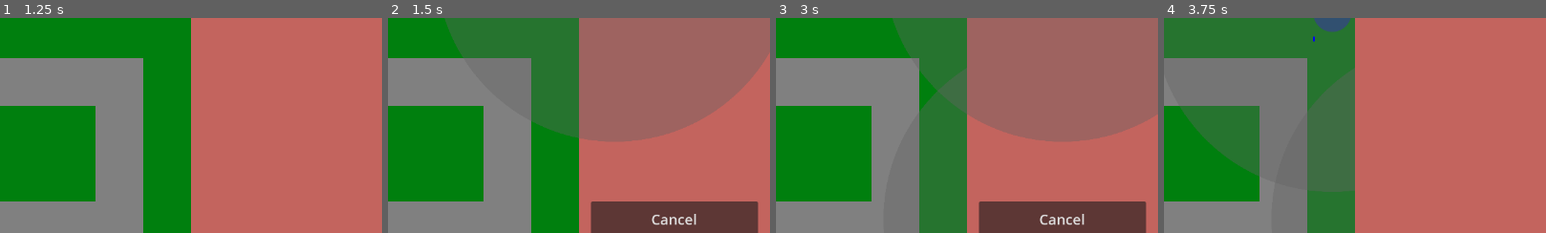
Above: before the commit, frames 1-4 (left to right).
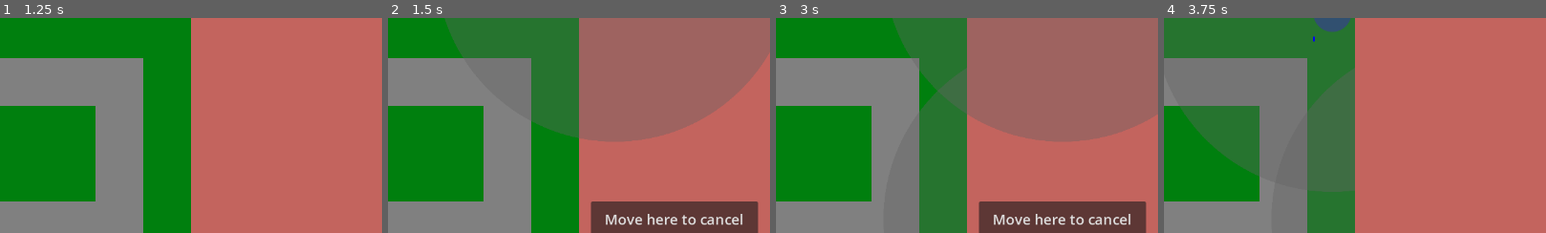
Above: after the commit, the same moments.

Repository: phrasmotica/godot-tower-defence
Game: Godot game, scene res://scenes/game.tscn
Same seed, same stepped clock (60 frames per second), same inputs: the game is played once before the commit and once after it.
Inputs (mouse positions are % of the whole screen's width and height, from its top left):
- Up to frame 1 (1.25 s): click "Start" at 0.5 s
- Up to frame 2 (1.5 s): click (80, 33) at 1.25 s
- Up to frame 3 (3 s): click "Cancel" (after the commit: "Move here to cancel") at 2 s; click (88, 33) at 2.75 s
- Up to frame 4 (3.75 s): tap Enter (ui_accept) at 3.5 s; move the mouse to (72, 45) at 3.52 s; hold Shift (fast_forward) from 3.53 s (still down); tap . (next_tower) at 3.6 s; click (72, 45) at 3.67 s
The pictures show only the part of the screen within x 50-100%, y 46-96%; the shares and areas given below are measured in that part.

Frame 1 is identical in both runs. In frame 2, 0.9% of the frame differs, in the area x 57-93%, y 91-97%; in frame 3, 0.9%; in frame 4, nothing differs.
Error after the commit: Cannot call method 'queue_free' on a null value. (res://scripts/game_ui.gd:146)

Commit message:
Cancel tower creation if placing tower is moved over cancel button

Diff:
--- a/project.godot
+++ b/project.godot
@@ -66,6 +66,7 @@
 2d_physics/layer_2="Projectiles"
 2d_physics/layer_3="Towers; path area"
 2d_physics/layer_5="Tower effect areas"
+2d_physics/layer_6="Game UI"
 
 [rendering]
 
--- a/scenes/game_ui.tscn
+++ b/scenes/game_ui.tscn
@@ -6,6 +6,9 @@
 [ext_resource type="Texture2D" uid="uid://bauh87fo4ohfx" path="res://assets/sprites/slowTower.png" id="4_ydxgj"]
 [ext_resource type="PackedScene" uid="uid://b8qu4bxbhapgl" path="res://scenes/slow_tower.tscn" id="5_0g4vg"]
 [ext_resource type="PackedScene" uid="uid://dx8exrpefyqrk" path="res://scenes/upgrade_tower_button.tscn" id="6_ork4b"]
+
+[sub_resource type="RectangleShape2D" id="RectangleShape2D_b1ksy"]
+size = Vector2(280, 60)
 
 [node name="GameUI" type="Control"]
 layout_mode = 3
@@ -154,11 +157,19 @@
 offset_bottom = 700.0
 focus_mode = 0
 theme_override_font_sizes/font_size = 24
-text = "Cancel"
+text = "Move here to cancel"
+
+[node name="CancelArea" type="Area2D" parent="ColorRect/CancelButton"]
+collision_layer = 32
+collision_mask = 4
+
+[node name="CollisionShape2D" type="CollisionShape2D" parent="ColorRect/CancelButton/CancelArea"]
+position = Vector2(140, 30)
+shape = SubResource("RectangleShape2D_b1ksy")
 
 [connection signal="create_tower" from="ColorRect/TowerButtons/GunTowerButton" to="." method="_on_gun_tower_button_create_tower"]
 [connection signal="create_tower" from="ColorRect/TowerButtons/SlowTowerButton" to="." method="_on_slow_tower_button_create_tower"]
 [connection signal="upgrade_tower" from="ColorRect/SelectedTowerButtons/UpgradeButton0" to="." method="_on_upgrade_button_upgrade_tower"]
 [connection signal="upgrade_tower" from="ColorRect/SelectedTowerButtons/UpgradeButton1" to="." method="_on_upgrade_button_upgrade_tower"]
 [connection signal="pressed" from="ColorRect/SelectedTowerButtons/SellButton" to="." method="_on_sell_button_pressed"]
-[connection signal="pressed" from="ColorRect/CancelButton" to="." method="_on_cancel_button_pressed"]
+[connection signal="area_entered" from="ColorRect/CancelButton/CancelArea" to="." method="_on_cancel_area_area_entered"]
--- a/scripts/game_ui.gd
+++ b/scripts/game_ui.gd
@@ -142,7 +142,7 @@
 func _on_sell_button_pressed():
 	sell_tower.emit()
 
-func _on_cancel_button_pressed():
+func _on_cancel_area_area_entered(_area:Area2D):
 	placing_tower.queue_free()
 
 	stop_tower_creation()
Not shown: 1 places in scenes/game_ui.tscn that only renumber resources
